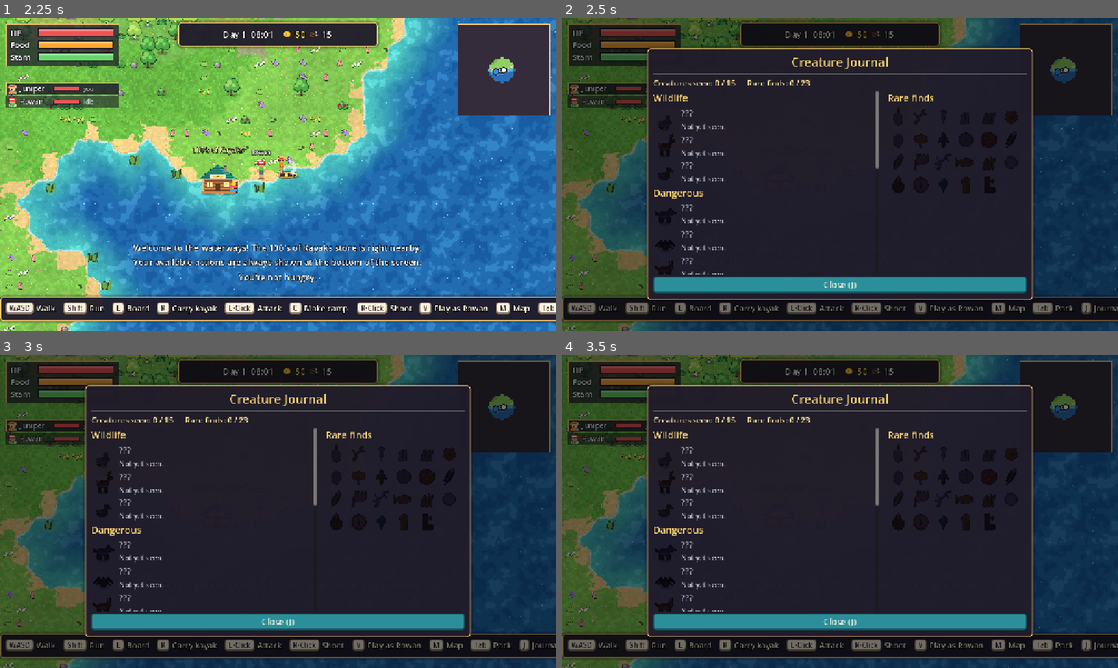
Above: before the commit, frames 1-4 (two rows, left to right).
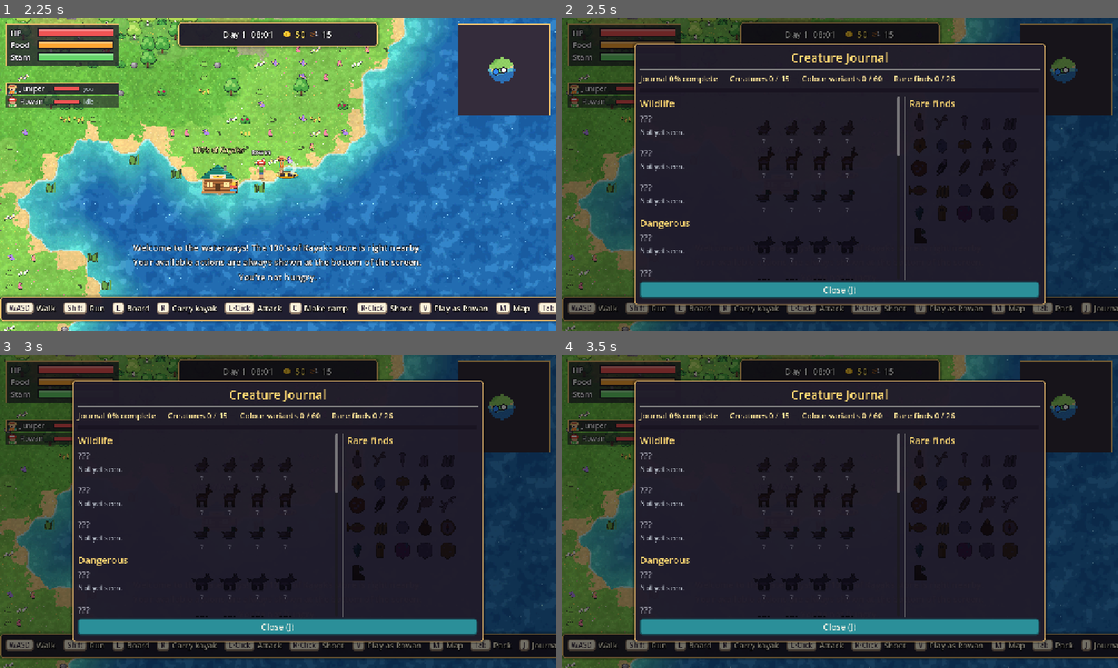
Above: after the commit, the same moments.

Repository: ximfinity/bug-free-octo-chainsaw
Game: Godot game, scene res://scenes/title.tscn
The game is run twice, just before and just after one commit, with the same random seed, the same clock (stepped at 60 frames per second) and the same inputs.
Inputs (mouse positions are in pixels of both pictures, inside the frame that each line leads up to):
- Up to frame 1 (2.25 s): click (200, 152) at 0.52 s; type "12" at 0.6 s; click "New Game" at 1.25 s; tap Enter at 2 s; move the mouse to (400, 158) at 2.02 s; hold D (move_right) from 2.03 s (still down); hold Q (eat) from 2.03 s (still down); click (400, 158) at 2.17 s
- Up to frame 2 (2.5 s): keep holding D (move_right); keep holding Q (eat); tap J (journal) at 2.3 s
- Up to frame 3 (3 s): release D (move_right) at 2.75 s; release Q (eat) at 2.75 s; tap Space (use_tool) at 2.75 s; drag from (166, 527) to (250, 574) at 2.77 s
- Up to frame 4 (3.5 s): no input

Frame 1 is identical in both runs. In frame 2, 14% of the frame differs, in the area x 12-88%, y 7-92%; in frame 3, 14%; in frame 4, 14%.

Commit message:
Colour variants (shiny, silver, golden) for every creature + journal completion
- Any creature can spawn as Shiny (1/20, hue-shifted with sparkles),
  Silver (1/60, metallic with a moving sheen) or Golden (1/150, gold
  sheen and a soft glow); a Lucky Rabbit's Foot doubles the odds.
- New variant shader; variant creatures drop a trophy: Shiny Tuft,
  Silver Pelt or Golden Pelt.
- Creature Journal now has four variant slots per creature (tinted
  thumbnails once seen, silhouettes until then), an overall completion
  percentage and bar covering variants and rare finds. First sighting
  of each variant pays a bonus. Saved with the game.
- Tests and a variant lineup screenshot.

Co-Authored-By: Claude Opus 5.5 <noreply@anthropic.com>
Claude-Session: https://claude.ai/code/session_011U55ru6jWp7NoTiif2KdmA

Diff:
--- a/scripts/data/item_db.gd
+++ b/scripts/data/item_db.gd
@@ -60,7 +60,28 @@
 	"arrowhead": {"name": "Ancient Arrowhead", "icon": 50, "stack": 10, "price": 40, "rarity": 1},
 	"old_coin": {"name": "Old Silver Coin", "icon": 51, "stack": 10, "price": 75, "rarity": 2},
 	"old_boot": {"name": "Soggy Old Boot", "icon": 52, "stack": 5, "price": 1, "rarity": 0},
+	"shiny_tuft": {"name": "Shiny Tuft", "icon": 54, "stack": 10, "price": 80, "rarity": 2},
+	"silver_pelt": {"name": "Silver Pelt", "icon": 55, "stack": 5, "price": 220, "rarity": 3},
+	"golden_pelt": {"name": "Golden Pelt", "icon": 56, "stack": 5, "price": 550, "rarity": 4},
 }
+
+## Creature colour variants: 0 normal, 1 shiny, 2 silver, 3 gold.
+const VARIANT_NAMES := ["Normal", "Shiny", "Silver", "Golden"]
+const VARIANT_COLORS := [Color(0.95, 0.93, 0.86), Color(1.0, 0.48, 0.85), Color(0.82, 0.86, 0.93),
+	Color(1.0, 0.81, 0.25)]
+## Base odds (1 in N) before luck; checked rarest first.
+const VARIANT_ODDS := [0, 20, 60, 150]
+## Trophy dropped by a variant creature, and first-sighting bonus coins.
+const VARIANT_TROPHY := ["", "shiny_tuft", "silver_pelt", "golden_pelt"]
+const VARIANT_REWARD := [0, 40, 120, 300]
+
+
+## Rolls a colour variant. luck multiplies the odds (2.0 = twice as likely).
+static func roll_variant(luck: float = 1.0) -> int:
+	for v in [3, 2, 1]:
+		if randf() < luck / float(VARIANT_ODDS[v]):
+			return v
+	return 0
 
 ## Rarity tiers: name and colour (used for item names, pickup sparkles).
 const RARITY_NAMES := ["Common", "Uncommon", "Rare", "Epic", "Legendary"]
--- a/scripts/entities/animal.gd
+++ b/scripts/entities/animal.gd
@@ -8,6 +8,9 @@
 
 const Art = preload("res://scripts/art.gd")
 const Tiles = preload("res://scripts/world/tiles.gd")
+const ItemDB = preload("res://scripts/data/item_db.gd")
+const FX = preload("res://scripts/fx/fx.gd")
+const VariantShader = preload("res://shaders/variant.gdshader")
 
 ## aggro: tiles at which a predator notices you (0 = only when hurt).
 ## swim: 0 land only, 1 shallows too, 2 water animal.
@@ -58,6 +61,8 @@
 const GIVE_UP := 32.0 * 13
 
 var kind: String = "rabbit"
+## Colour variant: -1 = roll on spawn, 0 normal, 1 shiny, 2 silver, 3 gold.
+var variant: int = -1
 var main
 var hp: int = 1
 var max_hp: int = 1
@@ -115,6 +120,9 @@
 		add_child(glow)
 	if is_rare():
 		_special_t = randf_range(3.0, 7.0)
+	if variant < 0:
+		variant = ItemDB.roll_variant(main.luck_mult() if main != null else 1.0)
+	_apply_variant()
 	alert = Sprite2D.new()
 	alert.texture = Art.prop(Art.ALERT)
 	alert.position = Vector2(0, -52 if kind != "bear" else -64)
@@ -132,6 +140,35 @@
 	return bool(data.get("predator", false))
 
 
+func _apply_variant() -> void:
+	if variant <= 0:
+		return
+	var mat := ShaderMaterial.new()
+	mat.shader = VariantShader
+	mat.set_shader_parameter("mode", variant)
+	mat.set_shader_parameter("sheen_offset", randf() * 4.0)
+	sprite.material = mat
+	var sp: CPUParticles2D = FX.make_sparkles()
+	sp.color = ItemDB.VARIANT_COLORS[variant]
+	sp.amount = 4 + variant * 2
+	sp.position = Vector2(0, -20)
+	sp.emission_sphere_radius = 16.0 if kind != "elder_bear" else 30.0
+	sp.z_index = 1
+	add_child(sp)
+	if variant == 3:
+		var lt := PointLight2D.new()
+		lt.texture = Art.light_texture()
+		lt.texture_scale = 0.7
+		lt.color = Color(1.0, 0.85, 0.4)
+		lt.energy = 0.7
+		lt.position = Vector2(0, -16)
+		add_child(lt)
+
+
+func variant_name() -> String:
+	return ItemDB.VARIANT_NAMES[clampi(variant, 0, 3)]
+
+
 func is_rare() -> bool:
 	return bool(data.get("rare", false))
 
@@ -142,7 +179,10 @@
 
 
 func display_name() -> String:
-	return str(NAMES.get(kind, kind.capitalize()))
+	var base: String = str(NAMES.get(kind, kind.capitalize()))
+	if variant > 0:
+		return "%s %s" % [variant_name(), base]
+	return base
 
 
 ## Can this animal hurt the player right now? (Used by partner AI / HUD.)
@@ -456,6 +496,9 @@
 		if amount > 0:
 			main.spawn_pickup(d[0], amount, position + Vector2(randf_range(-12, 12), randf_range(-8, 8)))
 	main.roll_rare_drops(kind, position)
+	if variant > 0:
+		main.spawn_pickup(ItemDB.VARIANT_TROPHY[variant], 1, position + Vector2(0, -6))
+
 	main.stats["kills"] = int(main.stats.get("kills", 0)) + 1
 	var tw := create_tween()
 	tw.tween_property(self, "modulate:a", 0.0, 0.4)
--- a/scripts/main.gd
+++ b/scripts/main.gd
@@ -67,7 +67,7 @@
 var revealed_treasures: Dictionary = {}
 var stats: Dictionary = {"kills": 0, "treasures": 0}
 ## Creature Journal: kind -> times sighted; rare item id -> times found.
-var journal: Dictionary = {"creatures": {}, "finds": {}}
+var journal: Dictionary = {"creatures": {}, "finds": {}, "variants": {}}
 var respawn_point: Vector2 = Vector2.ZERO
 
 var ui_layer: CanvasLayer
@@ -414,6 +414,20 @@
 	var creatures: Dictionary = journal["creatures"]
 	var first: bool = not creatures.has(a.kind)
 	creatures[a.kind] = int(creatures.get(a.kind, 0)) + 1
+	# Each colour variant is logged separately for journal completion.
+	var variants: Dictionary = journal["variants"]
+	var key: String = "%s:%d" % [a.kind, maxi(a.variant, 0)]
+	var first_variant: bool = not variants.has(key)
+	variants[key] = int(variants.get(key, 0)) + 1
+	if a.variant > 0:
+		var vcol: Color = ItemDB.VARIANT_COLORS[a.variant]
+		if first_variant:
+			var bonus: int = ItemDB.VARIANT_REWARD[a.variant]
+			coins += bonus
+			message("%s spotted! New journal entry (+%d coins)." % [a.display_name(), bonus], vcol)
+		else:
+			message("A %s!" % a.display_name(), vcol)
+		_rare_burst(a.position, vcol)
 	if not a.is_rare():
 		return
 	var col: Color = ItemDB.RARITY_COLORS[3 if bool(a.data.get("boss", false)) or a.kind == "spirit" or a.kind == "white_stag" else 2]
@@ -1163,6 +1177,7 @@
 		stats = st
 	var jr = d.get("journal", {})
 	if jr is Dictionary:
-		journal = {"creatures": jr.get("creatures", {}), "finds": jr.get("finds", {})}
+		journal = {"creatures": jr.get("creatures", {}), "finds": jr.get("finds", {}),
+			"variants": jr.get("variants", {})}
 	for i in stores.size():
 		store_seen[i] = exploration.is_discovered(world.stores[i])
--- a/scripts/ui/journal_screen.gd
+++ b/scripts/ui/journal_screen.gd
@@ -6,6 +6,7 @@
 const Art = preload("res://scripts/art.gd")
 const ItemDB = preload("res://scripts/data/item_db.gd")
 const AnimalScript = preload("res://scripts/entities/animal.gd")
+const VariantShader = preload("res://shaders/variant.gdshader")
 
 const SECTIONS := [
 	["Wildlife", ["rabbit", "deer", "duck"]],
@@ -25,13 +26,15 @@
 const FIND_ORDER := ["rabbit_foot", "antler", "wolf_fang", "wildcat_claw", "bear_claw", "amber",
 	"bird_egg", "golden_mushroom", "arrowhead", "old_coin", "fox_pelt", "loon_feather", "owl_feather",
 	"moose_antler", "white_antler", "golden_trout", "elder_claw", "spirit_pearl", "coin_purse",
-	"compass", "gem", "gold_idol", "old_boot"]
+	"compass", "gem", "gold_idol", "shiny_tuft", "silver_pelt", "golden_pelt", "old_boot"]
 
 var main
 var content: VBoxContainer
 var creature_grid: GridContainer
 var finds_grid: GridContainer
 var summary: Label
+var progress: Control
+var _completion: float = 0.0
 
 
 func _ready() -> void:
@@ -42,10 +45,14 @@
 	content = m[1]
 	summary = UI.label("", 9, Color(1.0, 0.9, 0.6))
 	content.add_child(summary)
+	progress = Control.new()
+	progress.custom_minimum_size = Vector2(0, 16)
+	progress.draw.connect(_draw_progress)
+	content.add_child(progress)
 	var hb := HBoxContainer.new()
 	content.add_child(hb)
 	var left := ScrollContainer.new()
-	left.custom_minimum_size = Vector2(520, 420)
+	left.custom_minimum_size = Vector2(600, 420)
 	hb.add_child(left)
 	creature_grid = GridContainer.new()
 	creature_grid.columns = 1
@@ -53,11 +60,11 @@
 	left.add_child(creature_grid)
 	hb.add_child(VSeparator.new())
 	var right := VBoxContainer.new()
-	right.custom_minimum_size = Vector2(320, 0)
+	right.custom_minimum_size = Vector2(300, 0)
 	hb.add_child(right)
 	right.add_child(UI.label("Rare finds", 11, Color(1.0, 0.85, 0.45)))
 	finds_grid = GridContainer.new()
-	finds_grid.columns = 6
+	finds_grid.columns = 5
 	right.add_child(finds_grid)
 	content.add_child(UI.button("Close (J)", func(): main.close_screen()))
 
@@ -70,9 +77,12 @@
 func refresh() -> void:
 	var creatures: Dictionary = main.journal["creatures"]
 	var finds: Dictionary = main.journal["finds"]
+	var variants: Dictionary = main.journal.get("variants", {})
 	UI.clear_children(creature_grid)
 	var seen: int = 0
 	var total: int = 0
+	var vseen: int = 0
+	var vtotal: int = 0
 	for sec in SECTIONS:
 		creature_grid.add_child(UI.label(sec[0], 11, Color(1.0, 0.85, 0.45)))
 		for kind in sec[1]:
@@ -80,7 +90,17 @@
 			var n: int = int(creatures.get(kind, 0))
 			if n > 0:
 				seen += 1
-			creature_grid.add_child(_creature_row(kind, n))
+			var got: Array = []
+			for v in 4:
+				var c: int = int(variants.get("%s:%d" % [kind, v], 0))
+				# Older saves only counted sightings: treat those as Normal.
+				if v == 0 and c == 0 and n > 0:
+					c = n
+				got.append(c)
+				vtotal += 1
+				if c > 0:
+					vseen += 1
+			creature_grid.add_child(_creature_row(kind, n, got))
 	UI.clear_children(finds_grid)
 	var found: int = 0
 	for id in FIND_ORDER:
@@ -89,31 +109,58 @@
 			found += 1
 		finds_grid.add_child(_find_cell(id, n2))
 	var bottle: int = int(finds.get("bottle", 0))
-	summary.text = "Creatures seen: %d / %d      Rare finds: %d / %d%s" % [
-		seen, total, found, FIND_ORDER.size(),
-		"      Bottles found: %d" % bottle if bottle > 0 else ""]
+	_completion = float(vseen + found) / float(maxi(1, vtotal + FIND_ORDER.size()))
+	summary.text = "Journal %d%% complete      Creatures %d / %d      Colour variants %d / %d      Rare finds %d / %d%s" % [
+		int(round(_completion * 100.0)), seen, total, vseen, vtotal, found, FIND_ORDER.size(),
+		"      Bottles %d" % bottle if bottle > 0 else ""]
+	progress.queue_redraw()
 
 
-func _creature_row(kind: String, n: int) -> HBoxContainer:
+func _creature_row(kind: String, n: int, got: Array) -> HBoxContainer:
 	var row := HBoxContainer.new()
-	var tr := TextureRect.new()
-	tr.texture = Art.creature_frame(kind, 0)
-	tr.custom_minimum_size = Vector2(56, 56)
-	tr.expand_mode = TextureRect.EXPAND_IGNORE_SIZE
-	tr.stretch_mode = TextureRect.STRETCH_KEEP_ASPECT_CENTERED
-	tr.texture_filter = CanvasItem.TEXTURE_FILTER_NEAREST
-	if n == 0:
-		tr.modulate = Color(0.08, 0.06, 0.12, 0.85)  # silhouette
-	row.add_child(tr)
-	var vb := VBoxContainer.new()
-	row.add_child(vb)
+	var info := VBoxContainer.new()
+	info.custom_minimum_size = Vector2(250, 0)
+	row.add_child(info)
 	var title: String = str(AnimalScript.NAMES.get(kind, kind)) if n > 0 else "???"
 	var rare: bool = bool(AnimalScript.KINDS[kind].get("rare", false))
 	var col: Color = ItemDB.RARITY_COLORS[2] if rare else Color(0.95, 0.93, 0.86)
-	vb.add_child(UI.label(title, 10, col if n > 0 else Color(0.6, 0.6, 0.65)))
+	info.add_child(UI.label(title, 10, col if n > 0 else Color(0.6, 0.6, 0.65)))
 	var sub: String = "Seen %d time%s" % [n, "" if n == 1 else "s"] if n > 0 else str(HINTS.get(kind, "Not yet seen."))
-	vb.add_child(UI.label(sub, 8, Color(0.75, 0.78, 0.82)))
+	var sl := UI.label(sub, 8, Color(0.75, 0.78, 0.82))
+	sl.autowrap_mode = TextServer.AUTOWRAP_WORD_SMART
+	info.add_child(sl)
+	# One slot per colour variant: tinted thumbnail once seen, silhouette until then.
+	for v in 4:
+		var slot := VBoxContainer.new()
+		slot.add_theme_constant_override("separation", 0)
+		var tr := TextureRect.new()
+		tr.texture = Art.creature_frame(kind, 0)
+		tr.custom_minimum_size = Vector2(56, 56)
+		tr.expand_mode = TextureRect.EXPAND_IGNORE_SIZE
+		tr.stretch_mode = TextureRect.STRETCH_KEEP_ASPECT_CENTERED
+		tr.texture_filter = CanvasItem.TEXTURE_FILTER_NEAREST
+		var c: int = int(got[v])
+		if c == 0:
+			tr.modulate = Color(0.08, 0.06, 0.12, 0.8)
+		elif v > 0:
+			var mat := ShaderMaterial.new()
+			mat.shader = VariantShader
+			mat.set_shader_parameter("mode", v)
+			tr.material = mat
+		tr.tooltip_text = "%s - %s" % [ItemDB.VARIANT_NAMES[v], ("seen %d" % c) if c > 0 else "not yet seen"]
+		slot.add_child(tr)
+		var tag := UI.label(ItemDB.VARIANT_NAMES[v] if c > 0 else "?", 7,
+			ItemDB.VARIANT_COLORS[v] if c > 0 else Color(0.45, 0.45, 0.5))
+		tag.horizontal_alignment = HORIZONTAL_ALIGNMENT_CENTER
+		slot.add_child(tag)
+		row.add_child(slot)
 	return row
+
+
+func _draw_progress() -> void:
+	var w: float = progress.size.x
+	progress.draw_rect(Rect2(0, 3, w, 10), Color(0.1, 0.08, 0.13))
+	progress.draw_rect(Rect2(1, 4, (w - 2) * _completion, 8), Color(1.0, 0.81, 0.25))
 
 
 func _find_cell(id: String, n: int) -> Control:
--- /dev/null
+++ b/shaders/variant.gdshader
@@ -0,0 +1,38 @@
+shader_type canvas_item;
+// Creature colour variants.
+//   1 = shiny  (hue-shifted, extra saturation)
+//   2 = silver (metallic grey ramp + moving sheen)
+//   3 = gold   (metallic gold ramp + moving sheen)
+
+uniform int mode = 0;
+uniform float sheen_offset = 0.0;
+varying vec2 local_pos;
+
+vec3 hue_shift(vec3 color, float hue) {
+	const vec3 k = vec3(0.57735);
+	float c = cos(hue);
+	return color * c + cross(k, color) * sin(hue) + k * dot(k, color) * (1.0 - c);
+}
+
+void vertex() {
+	local_pos = VERTEX;
+}
+
+void fragment() {
+	vec4 c = texture(TEXTURE, UV);
+	float l = dot(c.rgb, vec3(0.299, 0.587, 0.114));
+	if (mode == 1) {
+		vec3 h = hue_shift(c.rgb, 2.4);
+		float g = dot(h, vec3(0.333));
+		c.rgb = clamp(mix(vec3(g), h, 1.35) * 1.06, 0.0, 1.0);
+	} else if (mode == 2) {
+		c.rgb = mix(vec3(0.33, 0.36, 0.44), vec3(0.97, 0.99, 1.0), clamp(l * 1.35, 0.0, 1.0));
+	} else if (mode == 3) {
+		c.rgb = mix(vec3(0.45, 0.27, 0.05), vec3(1.0, 0.9, 0.42), clamp(l * 1.4, 0.0, 1.0));
+	}
+	if (mode >= 2) {
+		float band = (local_pos.x + local_pos.y * 0.6) * 0.04 - mod(TIME * 0.9 + sheen_offset, 4.0) + 1.5;
+		c.rgb += vec3(0.45) * smoothstep(0.18, 0.0, abs(band));
+	}
+	COLOR = c;
+}
--- a/tests/screenshot.gd
+++ b/tests/screenshot.gd
@@ -261,8 +261,34 @@
 	main.spawn_pickup("golden_trout", 1, p.position + Vector2(90, -30))
 	await frames(30)
 	await shot("16_rare_creatures")
+	# 16b. Colour variants: normal, shiny, silver and golden deer + rabbits.
+	await frames(5)
+	for n in main.entities.get_children():
+		if n.is_in_group("animals"):
+			n.queue_free()
+	walk_to(w.start, Vector2.DOWN)
+	for v in 4:
+		for kind in ["deer", "rabbit", "wolf"]:
+			var av = Animal3.new()
+			av.kind = kind
+			av.variant = v
+			av.main = main
+			var off := Vector2(-180 + v * 120, -110 + ["deer", "rabbit", "wolf"].find(kind) * 80)
+			var spot2: Vector2 = p.position + off
+			av.position = spot2
+			av.home = spot2
+			main.entities.add_child(av)
+			av.set_process(false)
+	main.day_night.set_time(11.0, false)
+	await frames(20)
+	await shot("16b_colour_variants")
+	for n in main.entities.get_children():
+		if n.is_in_group("animals"):
+			n.queue_free()
 	for kind in ["fox", "otter", "loon", "owl", "white_stag", "moose", "elder_bear"]:
 		main.journal["creatures"][kind] = 1
+	for vk in ["deer:0", "deer:1", "deer:2", "deer:3", "rabbit:0", "rabbit:1", "wolf:0", "wolf:2", "fox:0", "fox:3", "bear:0"]:
+		main.journal["variants"][vk] = 1
 	for id in ["rabbit_foot", "antler", "wolf_fang", "amber", "golden_trout", "white_antler", "gem"]:
 		main.journal["finds"][id] = 1
 	main.open_screen(main.journal_screen)
--- a/tests/smoke_test.gd
+++ b/tests/smoke_test.gd
@@ -314,6 +314,33 @@
 	# Rare spawner finds a valid spot.
 	var rare = main.spawner.try_spawn_rare("loon")
 	check(rare == null or rare.kind == "loon", "rare spawner places a loon on water")
+	# Colour variants: a golden rabbit is logged separately and drops a trophy.
+	var ItemDB2 = load("res://scripts/data/item_db.gd")
+	check(ItemDB2.roll_variant(1000.0) == 3, "huge luck always rolls a Golden variant")
+	var normals: int = 0
+	for k in 400:
+		if ItemDB2.roll_variant(1.0) == 0:
+			normals += 1
+	check(normals > 320, "most creatures are normal colour (%d / 400)" % normals)
+	var gold = Animal2.new()
+	gold.kind = "rabbit"
+	gold.variant = 3
+	gold.main = main
+	gold.position = j.position + Vector2(36, 0)
+	main.entities.add_child(gold)
+	var coins_v: int = main.coins
+	await frames(3)
+	check(int(main.journal["variants"].get("rabbit:3", 0)) >= 1, "golden rabbit logged as its own journal entry")
+	check(main.coins >= coins_v + 300, "first golden sighting pays a bonus")
+	check(gold.sprite.material != null, "golden variant uses the metallic shader")
+	gold.hit(10, Vector2.RIGHT)
+	await frames(2)
+	var trophy_found := false
+	for n in main.entities.get_children():
+		if n.get("item_id") == "golden_pelt":
+			trophy_found = true
+	check(trophy_found or j.inventory.has("golden_pelt"), "golden rabbit drops a Golden Pelt")
+
 	# Journal screen opens.
 	main.open_screen(main.journal_screen)
 	await frames(3)
@@ -328,6 +355,7 @@
 	check((data.get("party", []) as Array).size() == 2, "save has both characters")
 	check((data.get("edits", []) as Array).size() > 0, "save has world edits")
 	check((data.get("journal", {}) as Dictionary).has("creatures"), "save has the creature journal")
+	check((data.get("journal", {}) as Dictionary).has("variants"), "save has journal variant entries")
 	_finish()
 
 
Binary file changed: assets/items.png
